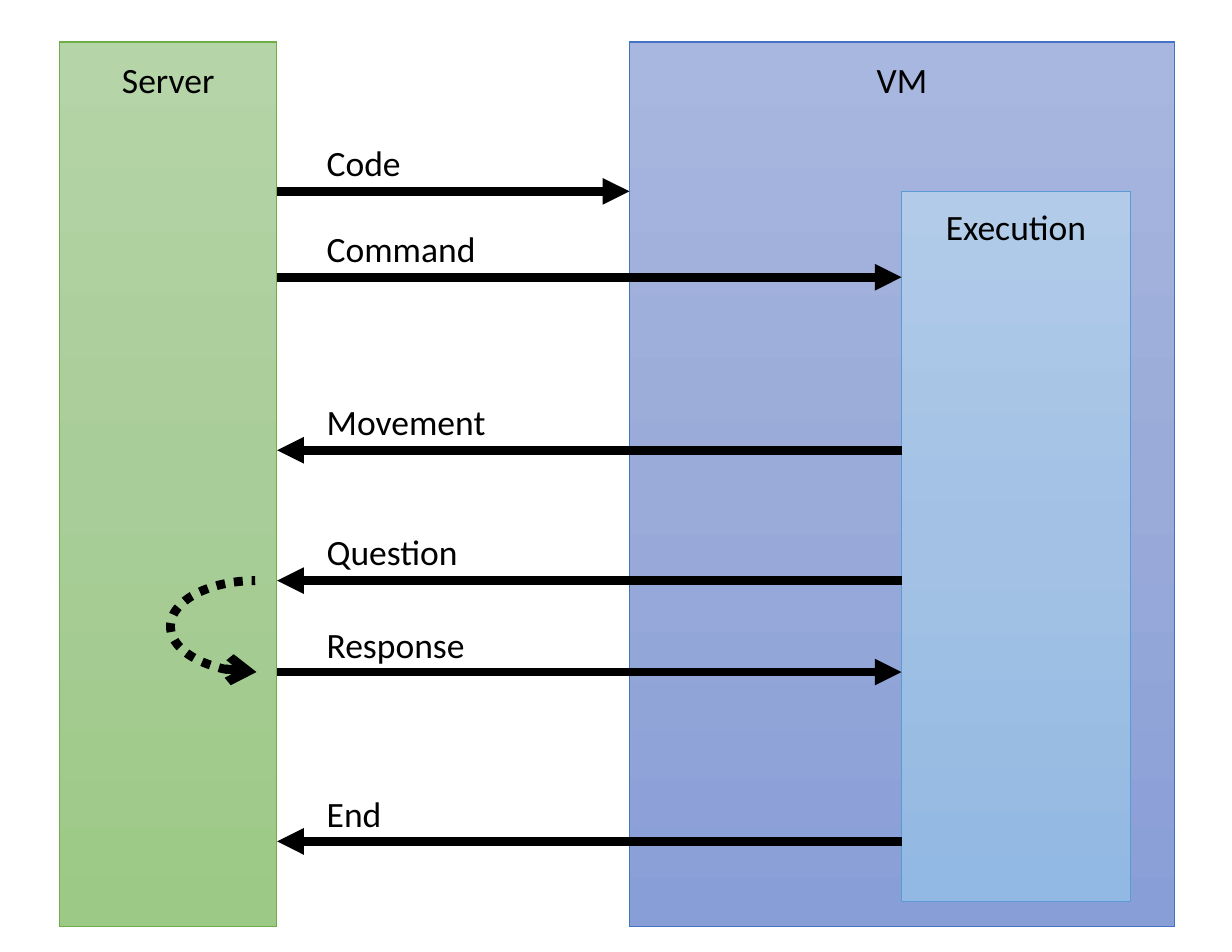
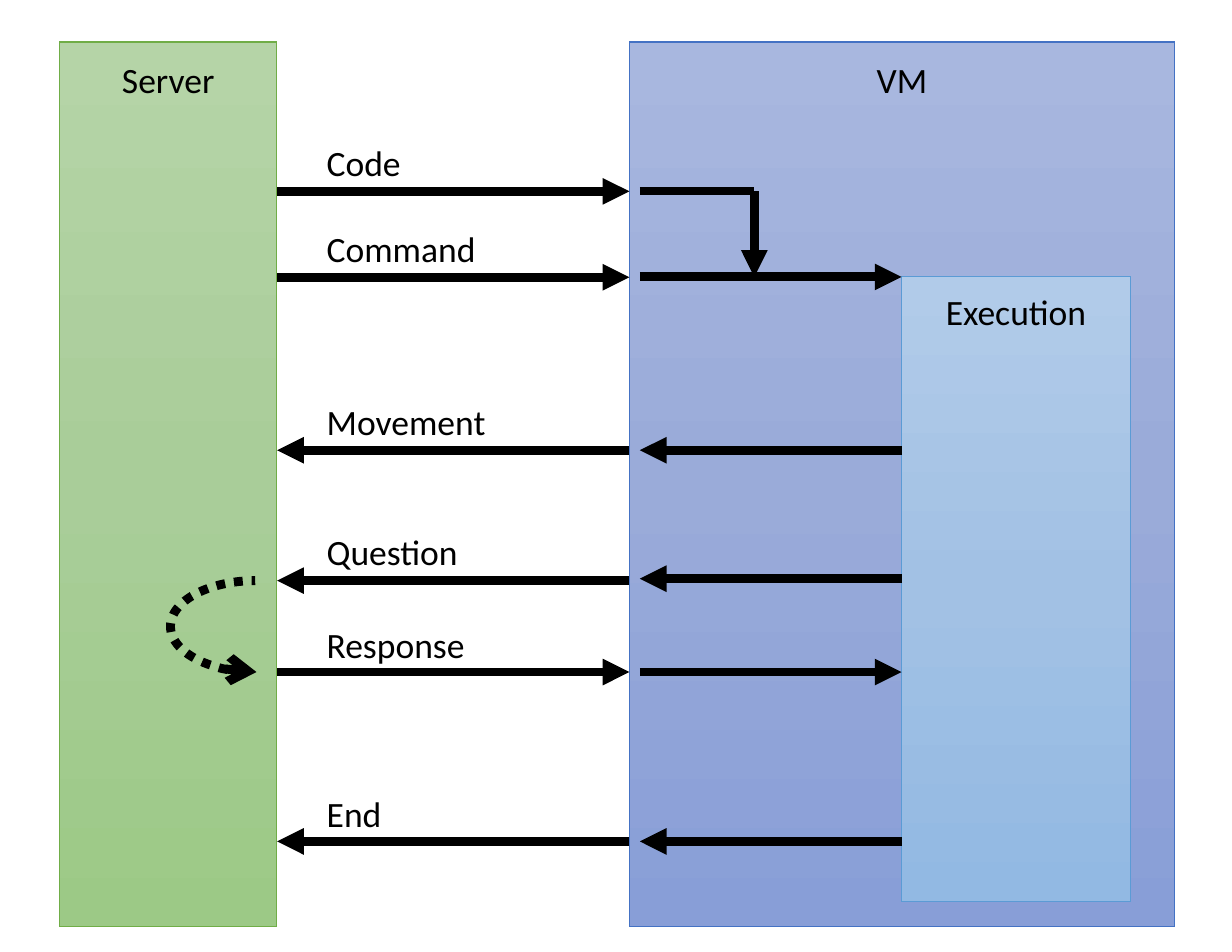
Before and after one commit to EyMaddis/bachelor-presentation, a slide deck: slide 1 of vm/vm.pptx. Drawn at 1232x952 pixels with LibreOffice and Linux fonts; fonts in the diff are those of the drawing. Boxes give left, top, right and bottom in pixels: in the first picture for what was removed or moved away, otherwise in the second. Text is boxed around its words. In the diff, an @@ line names an element or a change of style, - is before the commit and + after.

Commit message:
Add examples for presentation Add frames to vm

```diff
--- a/vm/vm.pptx
+++ b/vm/vm.pptx
@@ line added from (640, 191) to (754, 191), #000000 4.5 pt @@
@@ arrow added from (754, 191) to (754, 277), #000000 4.5 pt @@
@@ arrow moved from (277, 277) - (902, 277) to (277, 277) - (629, 277) @@
@@ arrow added from (640, 277) to (902, 277), #000000 4.5 pt @@
@@ rectangle "Execution": place and size @@
-rectangle "Execution" at <box>902,191,1131,901</box>
+rectangle "Execution" at <box>902,277,1131,902</box>
@@ arrow moved from (902, 451) - (277, 451) to (629, 451) - (277, 451) @@
@@ arrow added from (902, 451) to (640, 451), #000000 4.5 pt @@
@@ arrow moved from (902, 580) - (277, 580) to (629, 580) - (277, 580) @@
@@ arrow added from (902, 579) to (640, 579), #000000 4.5 pt @@
@@ arrow moved from (277, 671) - (902, 671) to (277, 671) - (629, 671) @@
@@ arrow added from (640, 671) to (902, 671), #000000 4.5 pt @@
@@ arrow moved from (902, 842) - (277, 842) to (629, 842) - (277, 842) @@
@@ arrow added from (902, 842) to (640, 842), #000000 4.5 pt @@
```
Also in this commit, not shown: 6 other files.
